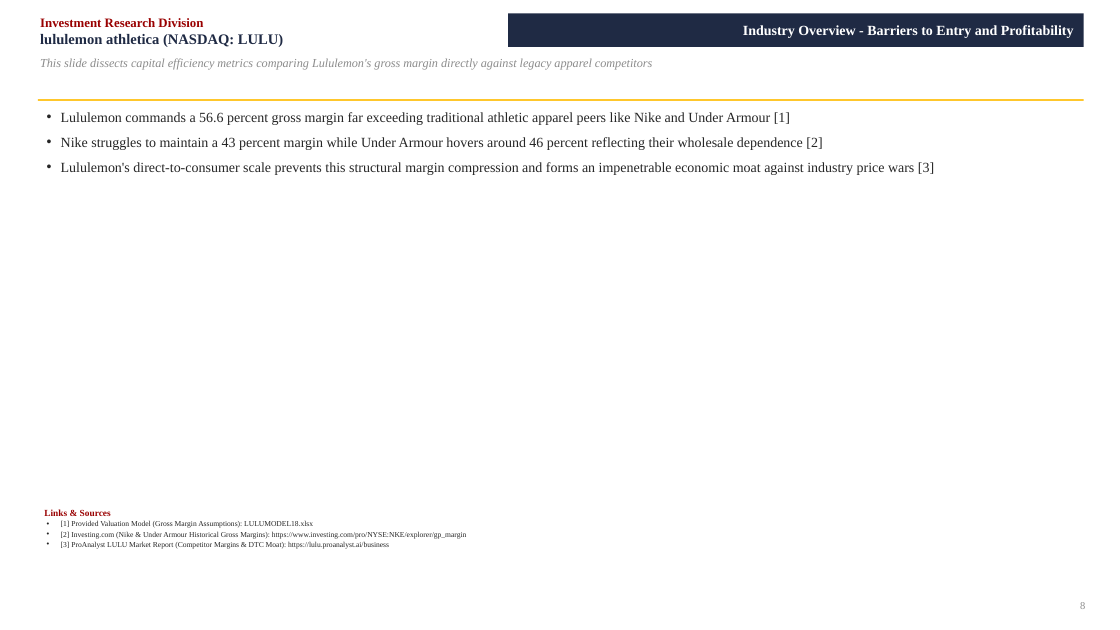
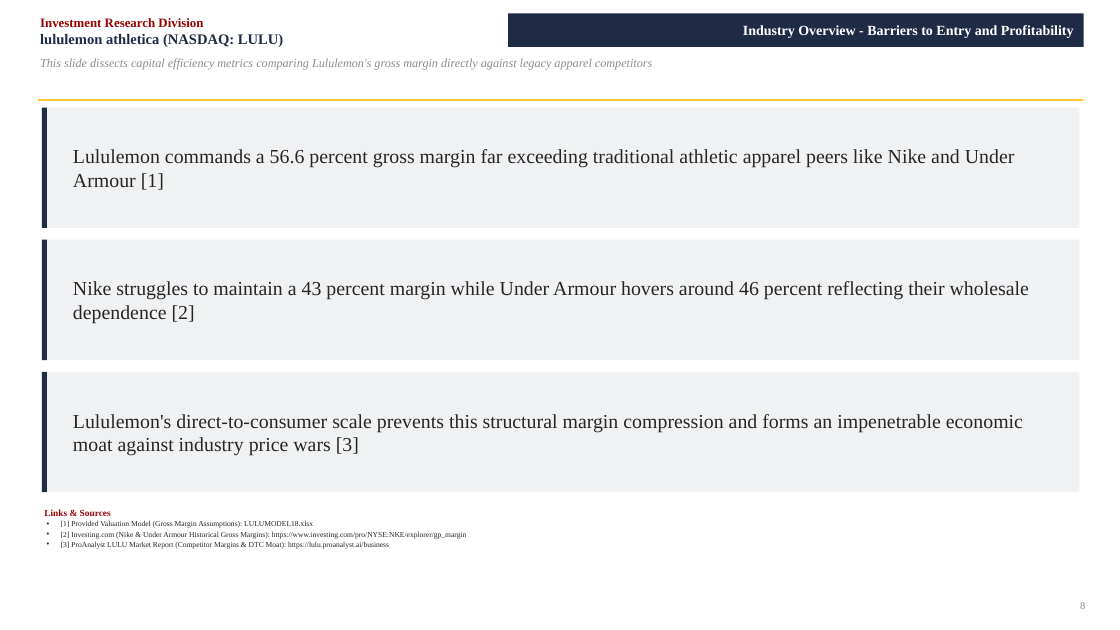
Before and after one commit to vengeanceaiUSC/RM, a slide deck: slide 8 of LULU/LULU_Investment_Pitch_Deck.pptx. Drawn at 1120x630 pixels with LibreOffice and Linux fonts; fonts in the diff are those of the drawing. Boxes give left, top, right and bottom in pixels: in the first picture for what was removed or moved away, otherwise in the second. Text is boxed around its words. In the diff, an @@ line names an element or a change of style, - is before the commit and + after.

```diff
--- a/LULU/LULU_Investment_Pitch_Deck.pptx
+++ b/LULU/LULU_Investment_Pitch_Deck.pptx
@@ rectangle added at [42, 108, 1080, 228], fill #F0F1F3 @@
@@ rectangle added at [42, 108, 47, 228], fill #1F2A44 @@
@@ text at [61, 112, 790, 125]: paragraph removed @@
-• Lululemon commands a 56.6 percent gross margin far exceeding traditional athletic apparel peers like Nike and Under Armour [1]
@@ text added at [73, 149, 1015, 190], 17 pt, text #262626 @@
+Lululemon commands a 56.6 percent gross margin far exceeding traditional athletic apparel peers like Nike and Under Armour [1]
@@ text at [61, 162, 934, 175]: paragraph removed @@
-• Lululemon's direct-to-consumer scale prevents this structural margin compression and forms an impenetrable economic moat against industry price wars [3]
@@ rectangle added at [42, 239, 1080, 360], fill #F0F1F3 @@
@@ rectangle added at [42, 239, 47, 360], fill #1F2A44 @@
@@ text "Nike struggles to maintain a ...": place and size @@
-text "Nike struggles to maintain a ..." at [61, 112, 934, 175]
+text "Nike struggles to maintain a ..." at [73, 281, 1029, 324]
@@ text "Nike struggles to maintain a ..." at [73, 281, 1029, 324]: size 12 to 17 pt; bullet • to none; less space between paragraphs; vertical alignment top to middle @@
@@ rectangle added at [42, 372, 1080, 492], fill #F0F1F3 @@
@@ rectangle added at [42, 372, 47, 492], fill #1F2A44 @@
@@ text added at [73, 414, 1023, 456], 17 pt, text #262626 @@
+Lululemon's direct-to-consumer scale prevents this structural margin compression and forms an impenetrable economic moat against industry price wars [3]
```
Also in this commit, not shown: 21 other slides changed, 2 other files.
